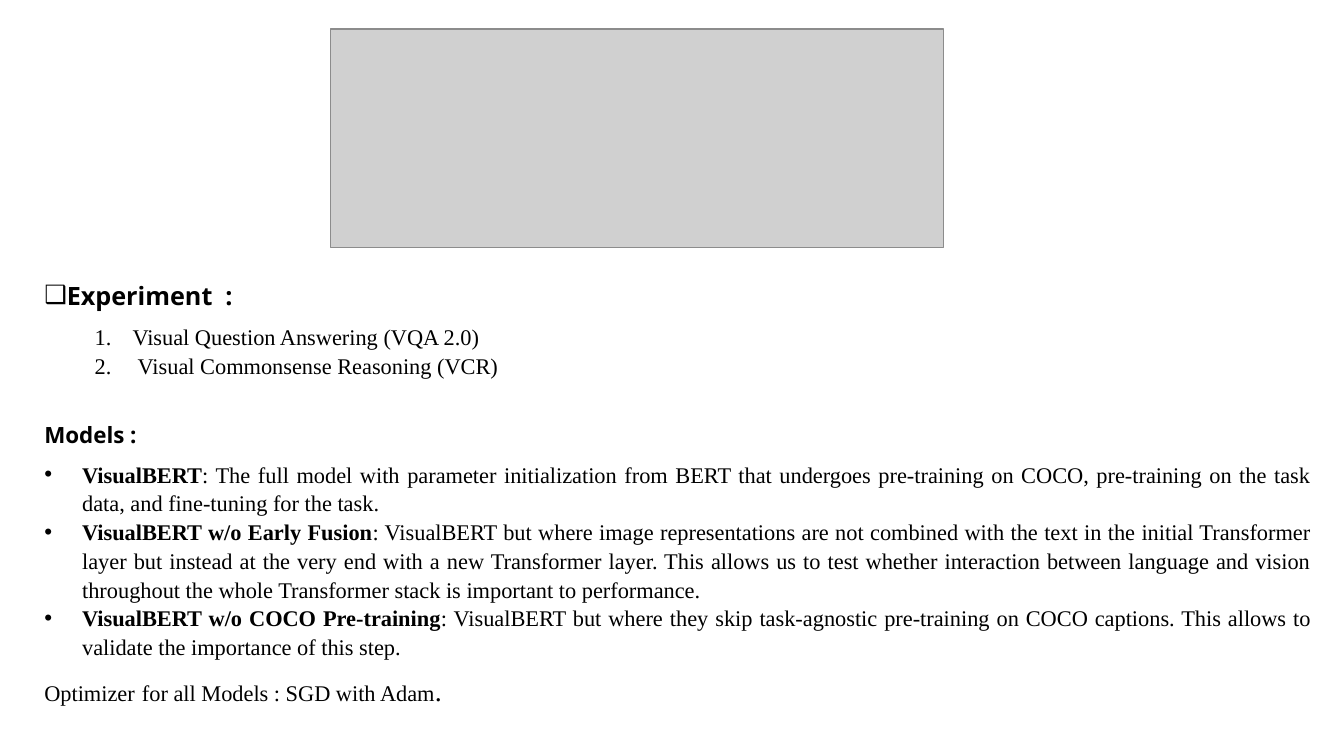
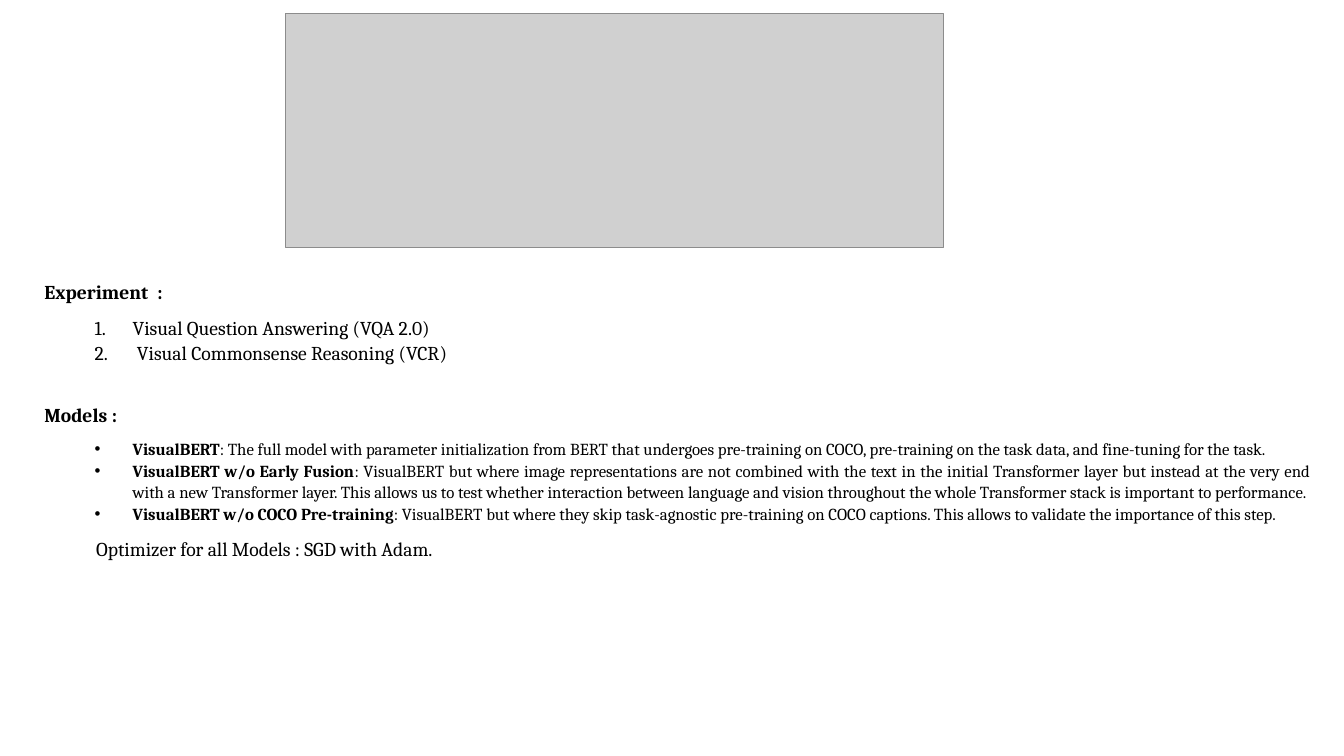
Before and after one commit to VarunBohara/Mini-Project-Documents, a slide deck: slide 11 of Literature Survey.pptx. Drawn at 1344x756 pixels with LibreOffice and Linux fonts; fonts in the diff are those of the drawing; grey boxes stand for pictures. Boxes give left, top, right and bottom in pixels: in the first picture for what was removed or moved away, otherwise in the second. Text is boxed around its words. In the diff, an @@ line names an element or a change of style, - is before the commit and + after.

```diff
--- a/Literature Survey.pptx
+++ b/Literature Survey.pptx
@@ picture: place and size @@
-picture at (330, 29, 943, 247)
+picture at (285, 13, 944, 247)
@@ text "Experiment :" at (44, 285, 1309, 560): size 18 to 14 pt in "Experiment :"; font Open Sans to Cambria in "Experiment :", "Models :"; size 16 to 14 pt in "Visual Question Answering (VQA 2.0)", "Visual Commonsense Reasoning (VCR)", "Models :", "Optimizer for all Models : SGD with ..."; font Times New Roman to Cambria; size 16 to 12 pt in "VisualBERT: The full model with parameter initialization ...", "VisualBERT w/o Early Fusion: VisualBERT but where ...", "VisualBERT w/o COCO Pre-training: VisualBERT but where ..."; size 20 to 14 pt in "Adam."; bullet ❑ to none; list level 1 to 2 in "VisualBERT: The full model with ..."; list level 1 to 2 in "VisualBERT w/o Early Fusion: VisualBERT ..."; list level 1 to 2 in "VisualBERT w/o COCO Pre-training: VisualBERT ..." @@
```
Also in this commit, not shown: 16 other slides changed, 1 slide removed.
